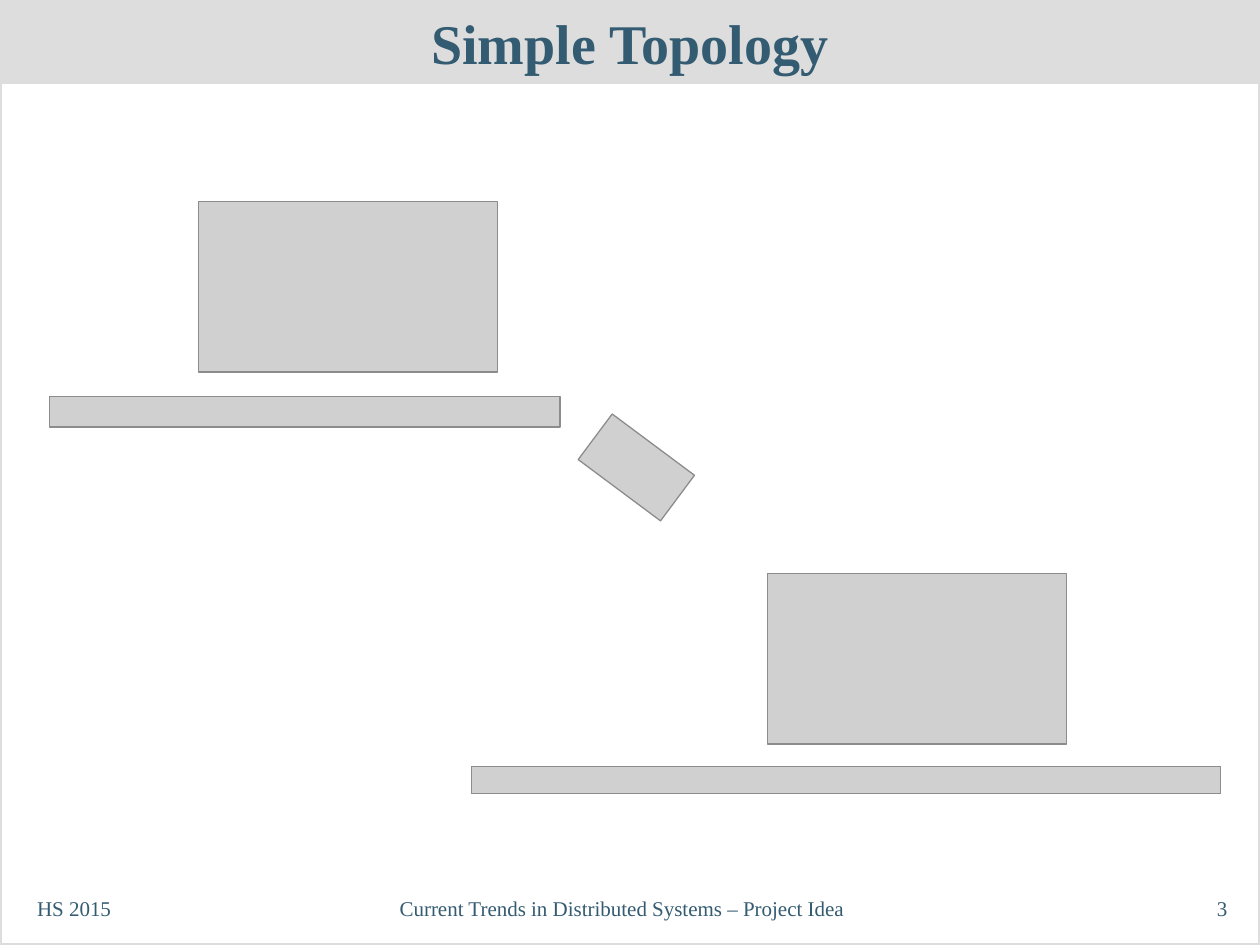
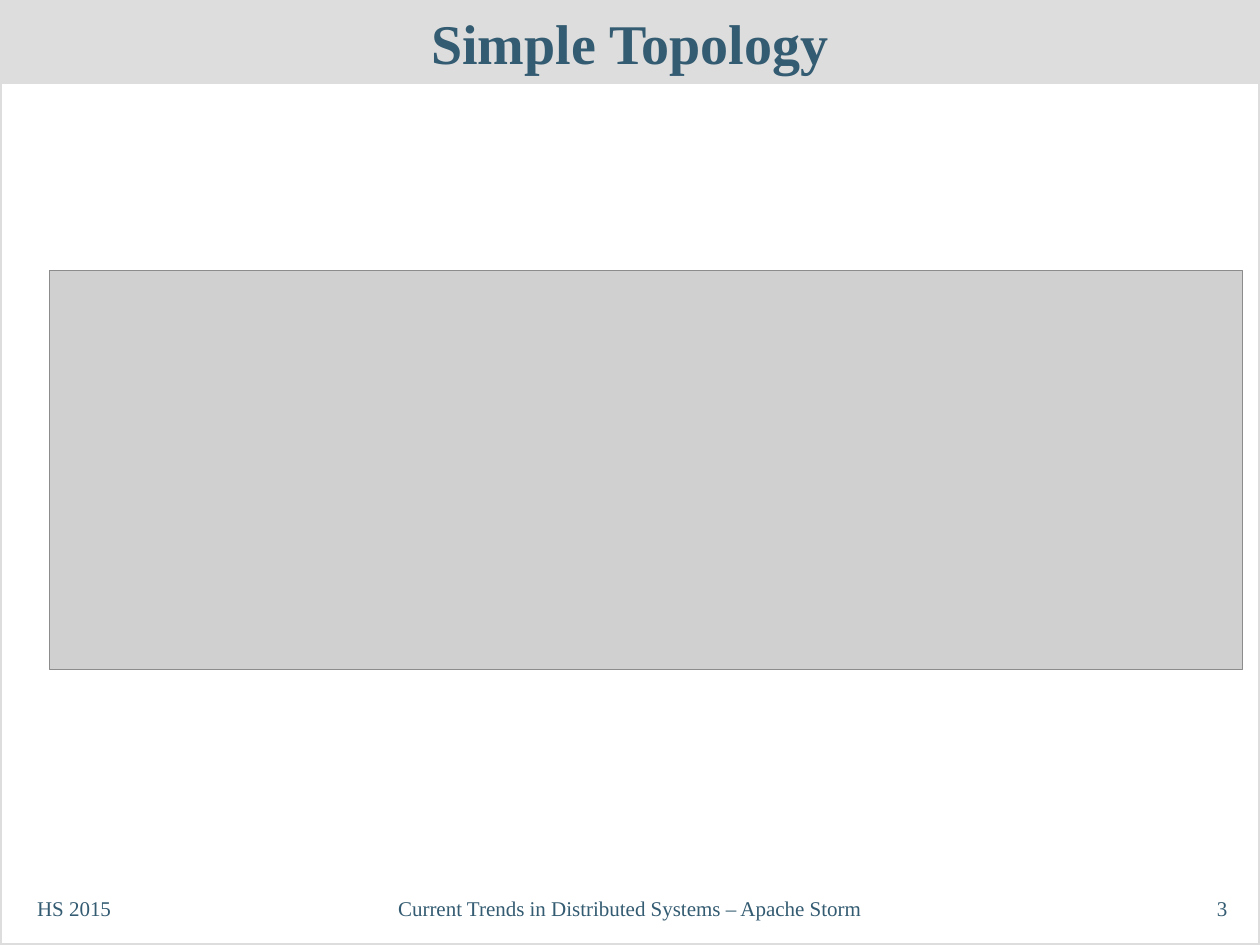
Before and after one commit to philipp-oldenburg/ctds-storm, a slide deck: slide 3 of Storm-Referat/CT-Präsentation - Philipp.odp. Drawn at 1260x945 pixels with LibreOffice and Linux fonts; fonts in the diff are those of the drawing; grey boxes stand for pictures. Boxes give left, top, right and bottom in pixels: in the first picture for what was removed or moved away, otherwise in the second. Text is boxed around its words. In the diff, an @@ line names an element or a change of style, - is before the commit and + after.

```diff
--- a/Storm-Referat/CT-Präsentation - Philipp.odp
+++ b/Storm-Referat/CT-Präsentation - Philipp.odp
@@ picture: place and size @@
-picture at [198, 202, 496, 372]
+picture at [49, 271, 1242, 670]
@@ picture removed at [49, 397, 559, 427] @@
@@ picture removed at [578, 414, 694, 520] @@
@@ picture removed at [767, 573, 1066, 743] @@
@@ picture removed at [471, 766, 1221, 794] @@
@@ text at [398, 901, 861, 921]: text changed @@
-Current Trends in Distributed Systems – Project Idea
+Current Trends in Distributed Systems – Apache Storm
```
Also in this commit, not shown: 5 other slides changed, 1 slide added.
